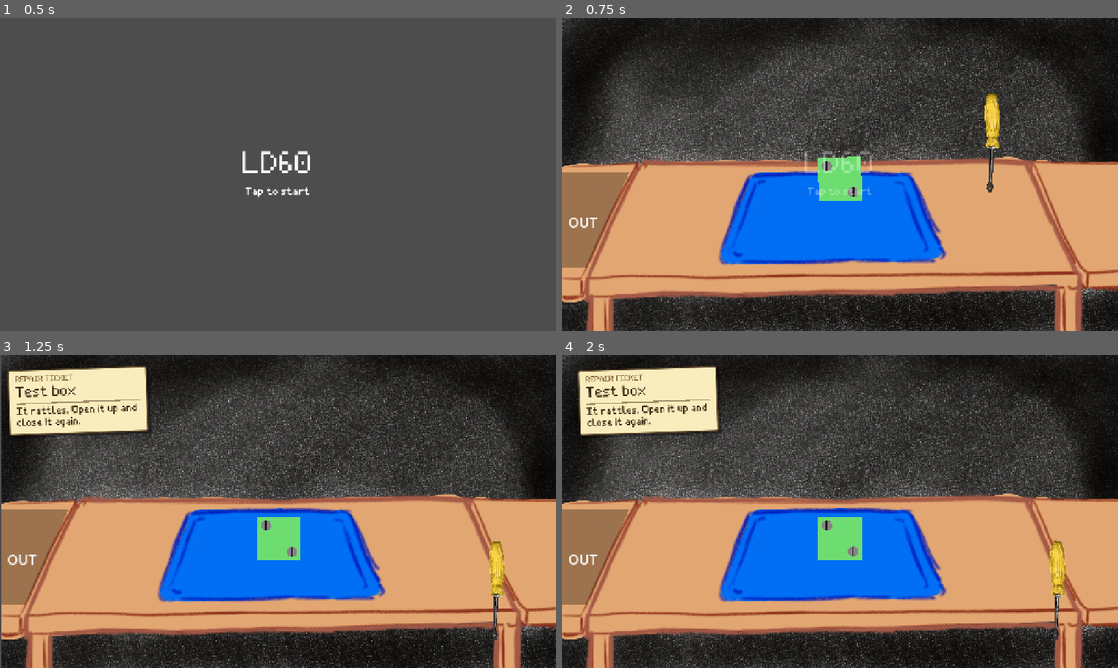
Above: before the commit, frames 1-4 (two rows, left to right).
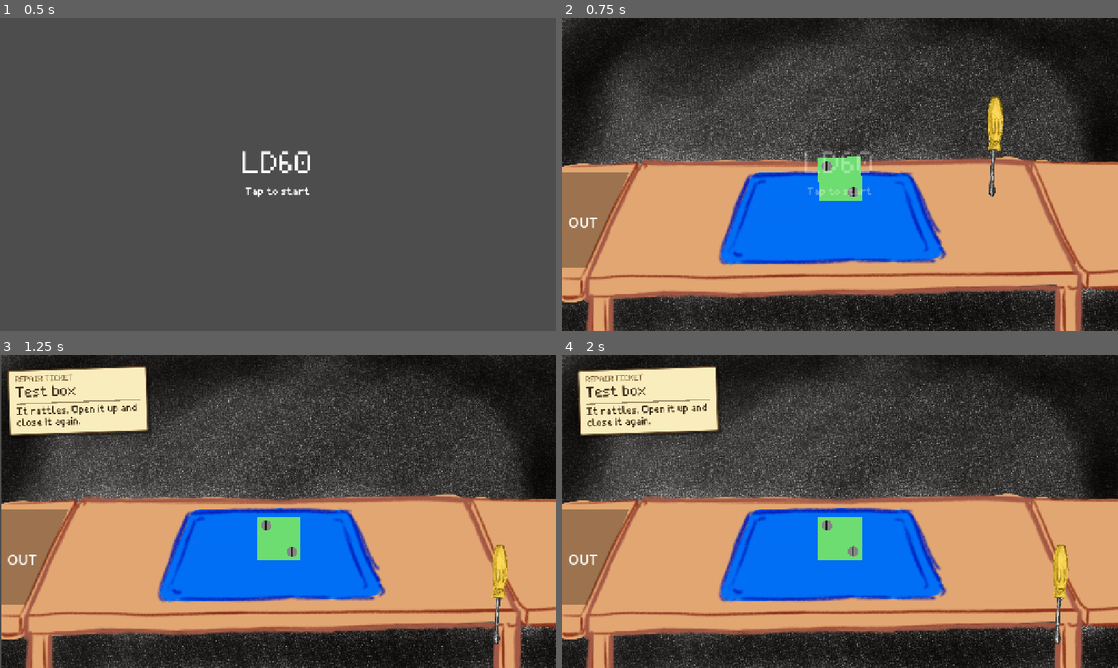
Above: after the commit, the same moments.

Repository: levilindsey/ld60
Game: Godot game, scene res://src/core/main.tscn
Same seed, same stepped clock (60 frames per second), same inputs: the game is played once before the commit and once after it.
Inputs (mouse positions are in pixels of both pictures, inside the frame that each line leads up to):
- Up to frame 1 (0.5 s): no input
- Up to frame 2 (0.75 s): tap Enter at 0.5 s; move the mouse to (962, 158) at 0.52 s; hold Right (move_right) from 0.53 s (still down); hold Space (ability) from 0.53 s (still down); click (962, 158) at 0.67 s
- Up to frame 3 (1.25 s): keep holding Right (move_right); keep holding Space (ability); tap Z (jump) at 0.77 s
- Up to frame 4 (2 s): release Right (move_right) at 1.25 s; release Space (ability) at 1.25 s; drag from (728, 527) to (584, 558) at 1.27 s

Frame 1 is identical in both runs. In frame 2, 0.6% of the frame differs, in the area x 76-80%, y 24-58%; in frame 3, 0.6%; in frame 4, 0.6%.

Commit message:
screwdriver animations

Diff:
--- a/src/tools/flat_head_screw_driver.tscn
+++ b/src/tools/flat_head_screw_driver.tscn
@@ -2,6 +2,7 @@
 
 [ext_resource type="Script" uid="uid://co3owsfq8o6x5" path="res://src/tools/flat_head_screw_driver.gd" id="1_85718"]
 [ext_resource type="Texture2D" uid="uid://cwwmjwv0iwo2d" path="res://assets/images/screwdriverrrrrrrrrrrrrrr.png" id="2_rocp8"]
+[ext_resource type="Texture2D" uid="uid://bibqfxkdfodhw" path="res://assets/images/rrrrrrrrrrrrrevird wercs.png" id="3_5cnk8"]
 
 [sub_resource type="CircleShape2D" id="CircleShape2D_85718"]
 radius = 20.0
@@ -13,11 +14,18 @@
 atlas = ExtResource("2_rocp8")
 region = Rect2(0, 0, 3508, 2480)
 
+[sub_resource type="AtlasTexture" id="AtlasTexture_mp5ld"]
+atlas = ExtResource("3_5cnk8")
+region = Rect2(0, 0, 3508, 2480)
+
 [sub_resource type="SpriteFrames" id="SpriteFrames_60exv"]
 animations = [{
 "frames": [{
 "duration": 1.0,
 "texture": SubResource("AtlasTexture_5cnk8")
+}, {
+"duration": 1.0,
+"texture": SubResource("AtlasTexture_mp5ld")
 }],
 "loop": 1,
 "name": &"default",
@@ -68,7 +76,9 @@
 rotation = -1.5707964
 
 [node name="AnimatedSprite2D" type="AnimatedSprite2D" parent="Node2D2/Node2D" unique_id=169628297]
-position = Vector2(534.99994, 80.00002)
+position = Vector2(525, 90.00003)
 rotation = -1.9172411
 scale = Vector2(0.6, 0.6)
 sprite_frames = SubResource("SpriteFrames_60exv")
+autoplay = "default"
+frame_progress = 0.12552395
Not shown, added: assets/images/window.kra-autosave.kra
